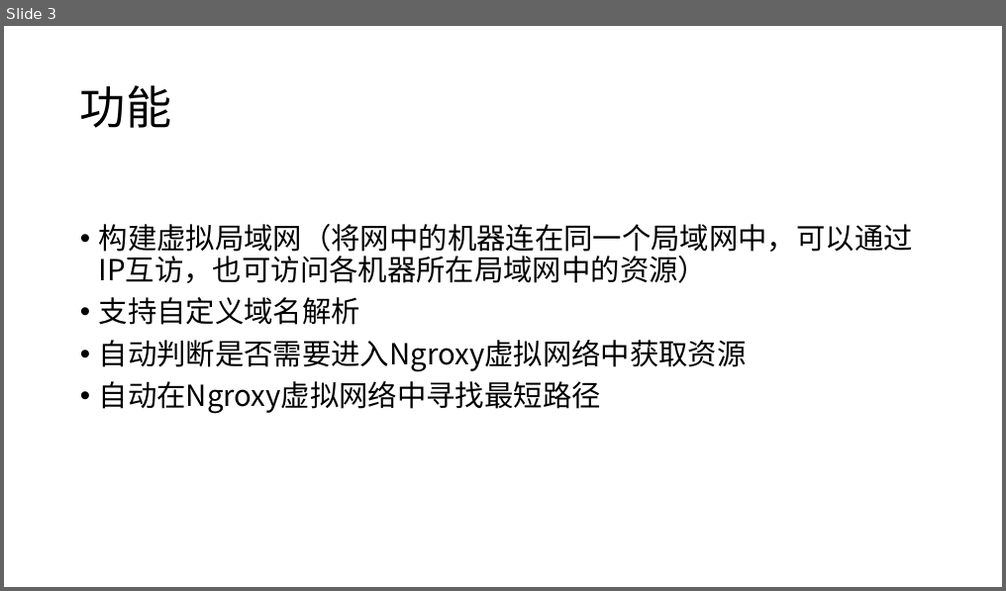
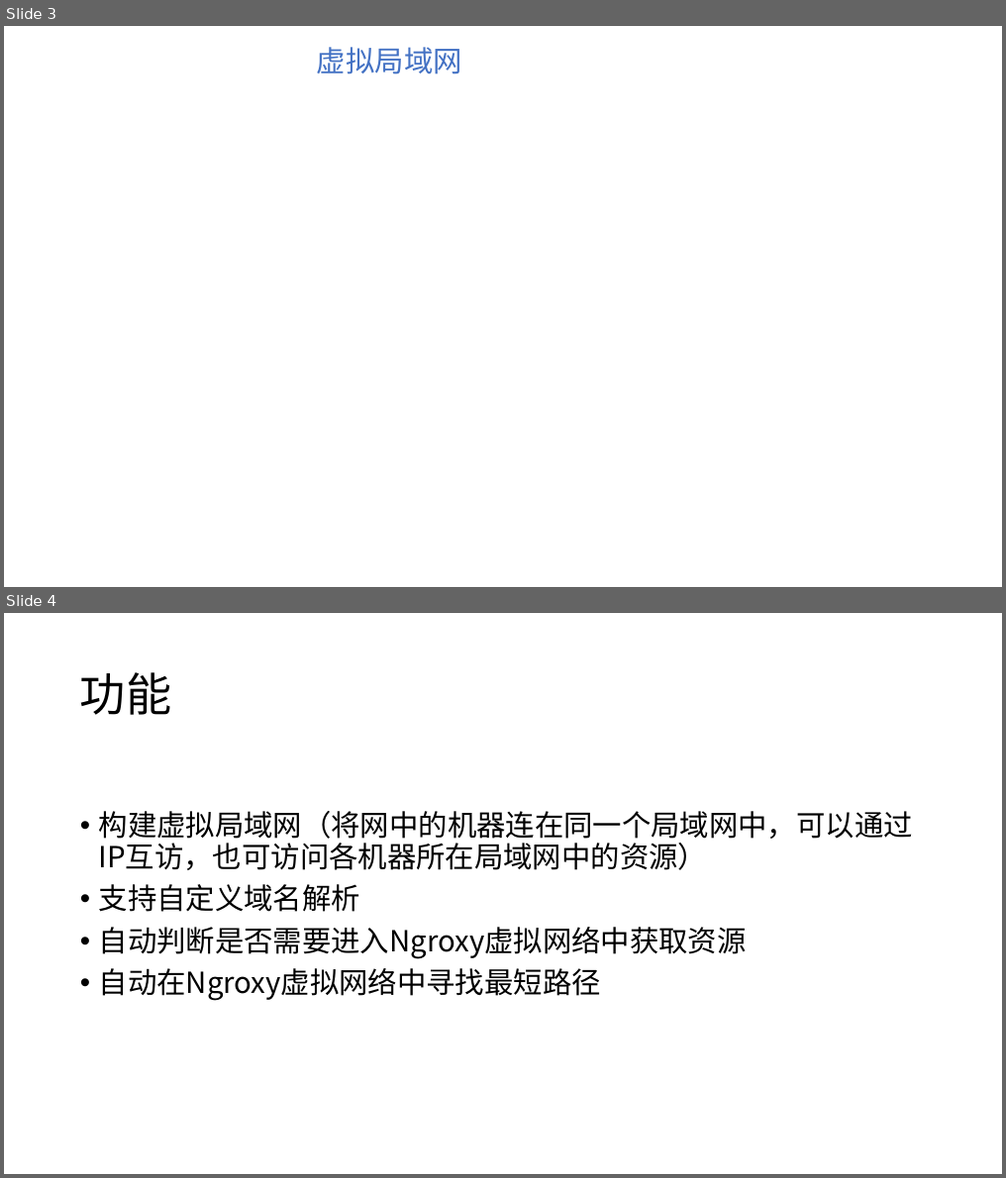
Before and after one commit to waytc/ngroxy, a slide deck: NgroxyDesign/Ngroxy.pptx. Shown one above the other, each under a label of ours: slide 3 before the commit, slides 3 and 4 after it. The pictures are 1006x591 and 1006x1178 pixels, drawn with LibreOffice and Linux fonts; fonts in the diff are those of the drawing; background and template pictures are left out. Boxes give left, top, right and bottom in pixels: in the first picture for what was removed or moved away, otherwise in the second. Text is boxed around its words. In the diff, an @@ line names an element or a change of style, - is before the commit and + after.

Commit message:
update Ngroxy ppt

```diff
--- a/NgroxyDesign/Ngroxy.pptx
+++ b/NgroxyDesign/Ngroxy.pptx
@@ slide 3 added at (4, 26, 1002, 587), background picture (left out) @@
@@ text added at (317, 47, 462, 75), 28 pt, text #4472C4 @@
+虚拟局域网
@@ what was slide 3 is now slide 4 @@
```
Also in this commit, not shown: 1 other file.
